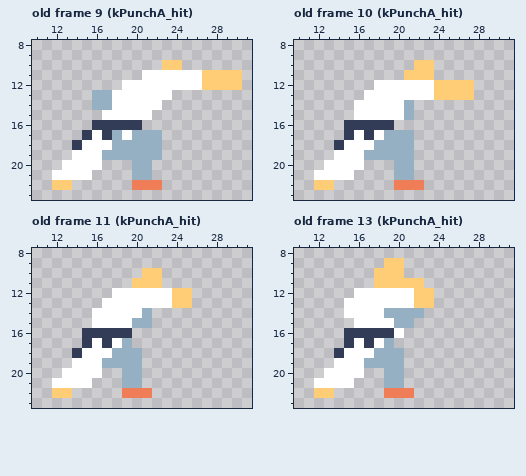
One commit to this pixel-art file: res/atlas/entities.aseprite. Above, as it was before the edit.
32x24 pixels, 23 frames. Shown: old frame 9 (kPunchA_hit): x 10..31, y 8..23; old frame 10 (kPunchA_hit): x 10..31, y 8..23; old frame 11 (kPunchA_hit): x 10..31, y 8..23; old frame 13 (kPunchA_hit): x 10..31, y 8..23. The commit also changed other frames, which this record leaves out.
And afterwards:
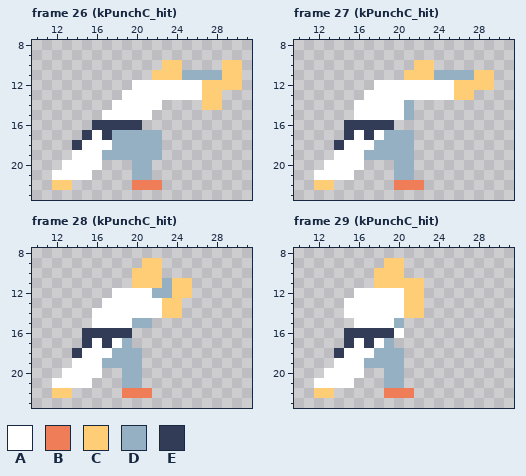
Palette (. is transparent): A #ffffff  B #ef7d57  C #ffcd75  D #94b0c2  E #333c57
A new or re-ordered frame is compared with the old frame closest to it.
Change:
{"change": "frames 23 -> 31"}
{"where": "frame 26 (kPunchC_hit) is new; against old frame 9 (kPunchA_hit)"}
{"frame":26,"y":10,"x":29,"old":"..","new":"CC"}
{"frame":26,"y":11,"x":21,"old":"AAAAAACC","new":".CCCDDDD"}
{"frame":26,"y":12,"x":19,"old":"A","new":"."}
{"frame":26,"y":13,"x":16,"old":"DDA","new":"..."}
{"frame":26,"y":13,"x":24,"old":".....","new":"AAACC"}
{"frame":26,"y":14,"x":16,"old":"DD","new":".."}
{"frame":26,"y":14,"x":27,"old":"..","new":"CC"}
{"frame":26,"y":17,"x":19,"old":"A","new":"D"}
{"where": "frame 27 (kPunchC_hit) is new; against old frame 10 (kPunchA_hit)"}
{"frame":27,"y":11,"x":24,"old":"......","new":"DDDDCC"}
{"frame":27,"y":12,"x":24,"old":"CC","new":"AA"}
{"frame":27,"y":12,"x":28,"old":"..","new":"CC"}
{"frame":27,"y":13,"x":24,"old":"CC","new":"AA"}
{"where": "frame 28 (kPunchC_hit) is new; against old frame 11 (kPunchA_hit)"}
{"frame":28,"y":9,"x":21,"old":"..","new":"CC"}
{"frame":28,"y":10,"x":20,"old":".","new":"C"}
{"frame":28,"y":11,"x":23,"old":"...","new":"DCC"}
{"frame":28,"y":12,"x":22,"old":"AA","new":"DD"}
{"frame":28,"y":13,"x":23,"old":"A","new":"C"}
{"frame":28,"y":13,"x":25,"old":"C","new":"."}
{"frame":28,"y":14,"x":21,"old":"D...","new":"AACC"}
{"where": "frame 29 (kPunchC_hit) is new; against old frame 13 (kPunchA_hit)"}
{"frame":29,"y":12,"x":21,"old":"A","new":"C"}
{"frame":29,"y":12,"x":23,"old":"C","new":"."}
{"frame":29,"y":13,"x":21,"old":"A","new":"C"}
{"frame":29,"y":13,"x":23,"old":"C","new":"."}
{"frame":29,"y":14,"x":19,"old":"DDDD","new":"AACC"}
{"frame":29,"y":15,"x":21,"old":"D","new":"."}
